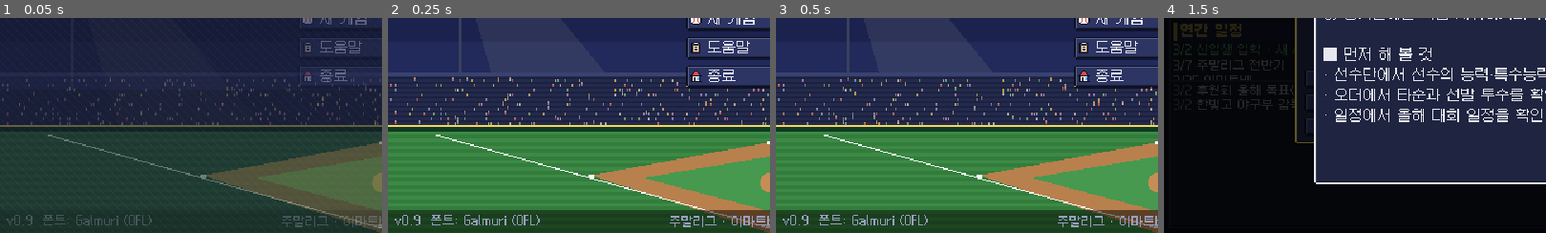
Above: before the commit, frames 1-4 (left to right).
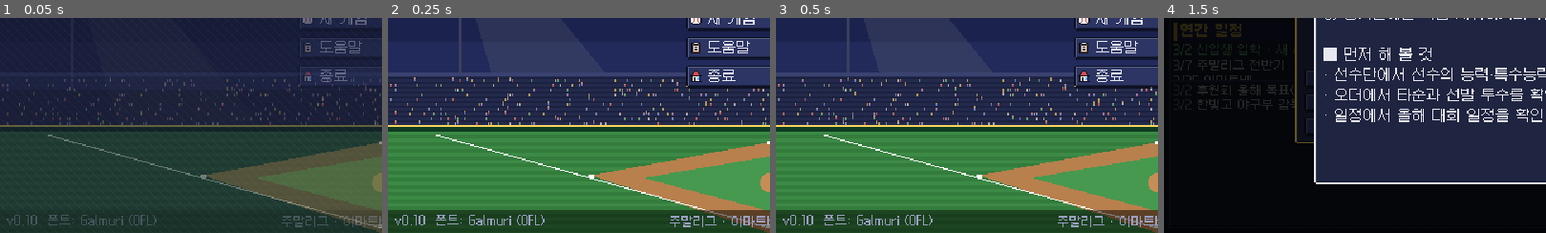
Above: after the commit, the same moments.

Repository: MintSiru/test
Game: Godot game, scene res://scenes/main.tscn
Two runs of this game, one before a commit and one after it. Both use one fixed random seed, a clock stepped at 60 frames per second and the inputs below.
Inputs:
- Up to frame 1 (0.05 s): no input
- Up to frame 2 (0.25 s): no input
- Up to frame 3 (0.5 s): no input
- Up to frame 4 (1.5 s): click "새 게임" at 0.5 s; click "시작!" at 1.25 s
The pictures show only the part of the screen within x 0-50%, y 50-100%; the shares and areas given below are measured in that part.

The runs differ from the first frame. In frame 1, 0.6% of the frame differs, in the area x 6-41%, y 91-97%; in frame 2, 0.6%; in frame 3, 0.6%; in frame 4, nothing differs.

Commit message:
v0.10 그래픽 개선: 목록 얼룩말 무늬, 문서·로드맵 정리, 버전 0.10.0, 로딩 이미지 갱신
Co-Authored-By: Claude Opus 5.5 <noreply@anthropic.com>
Claude-Session: https://claude.ai/code/session_018CxDwMLc1KRy2YJTqnPn7j

Diff:
--- a/game/project.godot
+++ b/game/project.godot
@@ -7,7 +7,7 @@
 
 config/name="청춘나인"
 config/description="한국 고교야구부 육성 시뮬레이션"
-config/version="0.9.0"
+config/version="0.10.0"
 run/main_scene="res://scenes/main.tscn"
 config/features=PackedStringArray("4.7")
 config/icon="res://icon.svg"
--- a/game/scripts/ui/screens/roster_screen.gd
+++ b/game/scripts/ui/screens/roster_screen.gd
@@ -55,18 +55,25 @@
 		var l := UI.label(h[0], UI.DIM, true)
 		l.custom_minimum_size.x = h[1]
 		header.add_child(l)
-	list_box.add_child(header)
+	var hp := PanelContainer.new()
+	hp.add_theme_stylebox_override("panel", UI.flat(UI.PANEL2, UI.PANEL2, 0, 1))
+	hp.add_child(header)
+	list_box.add_child(hp)
 	var ps := _players()
 	if selected_id == "" and not ps.is_empty():
 		selected_id = ps[0]["id"]
+	var zi := 0
 	for p in ps:
 		var b := Button.new()
 		b.focus_mode = Control.FOCUS_NONE
 		b.custom_minimum_size = Vector2(236, 15)
 		var sel: bool = p["id"] == selected_id
-		b.add_theme_stylebox_override("normal", UI.sb(UI.PANEL2 if sel else UI.PANEL, UI.ACCENT if sel else UI.PANEL, 1, 1))
-		b.add_theme_stylebox_override("hover", UI.sb(UI.PANEL2, UI.LINE, 1, 1))
-		b.add_theme_stylebox_override("pressed", UI.sb(UI.PANEL2, UI.ACCENT, 1, 1))
+		# 줄 바탕은 번갈아 옅게 (얼룩말 무늬), 선택한 줄만 노란 테두리
+		var zc: Color = UI.PANEL.lightened(0.05) if zi % 2 == 0 else UI.PANEL
+		zi += 1
+		b.add_theme_stylebox_override("normal", UI.frame(UI.PANEL2, UI.ACCENT, "panel", 1) if sel else UI.flat(zc, zc, 0, 1))
+		b.add_theme_stylebox_override("hover", UI.flat(UI.PANEL2, UI.LINE, 1, 1))
+		b.add_theme_stylebox_override("pressed", UI.frame(UI.PANEL2, UI.ACCENT, "pressed", 1))
 		var id: String = p["id"]
 		b.pressed.connect(func():
 			selected_id = id
--- a/game/scripts/ui/screens/title_screen.gd
+++ b/game/scripts/ui/screens/title_screen.gd
@@ -49,7 +49,7 @@
 	var note := UI.label("주말리그 · 이마트배 · 황금사자기 · 청룡기 · 대통령배 · 봉황대기 · 전국체전", UI.DIM, true)
 	UI.place(note, 236, 345, 400, 12)
 	add_child(note)
-	var ver := UI.label("v0.9  폰트: Galmuri (OFL)", UI.DIM, true)
+	var ver := UI.label("v0.10  폰트: Galmuri (OFL)", UI.DIM, true)
 	UI.place(ver, 6, 344, 200, 12)
 	add_child(ver)
 	var notice := UI.wrap_label(GameData.FAN_MADE_NOTICE, 620, Color("#c8c8d8"), true)
Binary file changed: game/assets/splash.png
Not shown, changed: CLAUDE.md
Not shown, changed: docs/ROADMAP.md
Not shown, changed: web/package-lock.json
Not shown, changed: web/package.json
